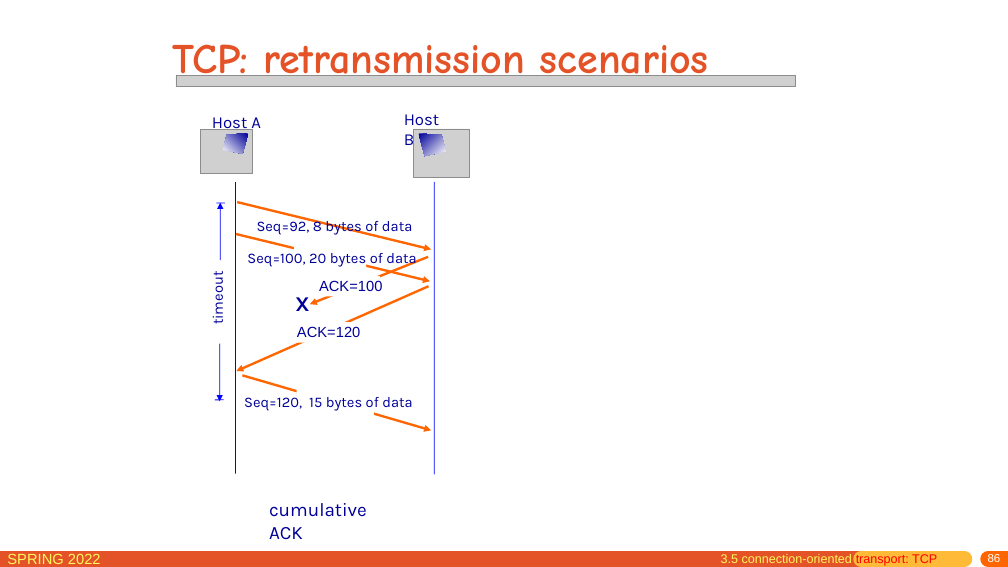
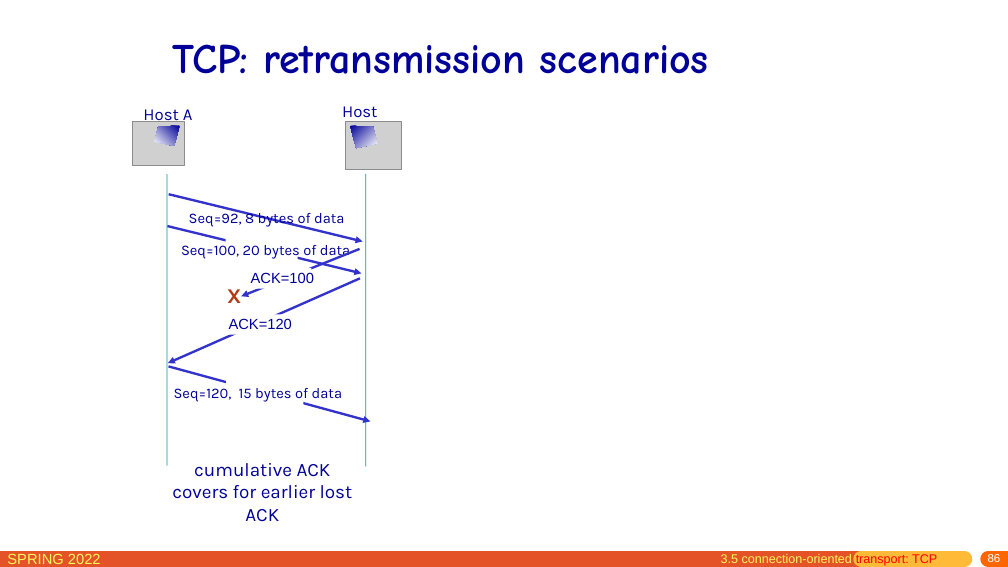
Before and after one commit to network-whu/slides, a slide deck: slide 86 of pptx/chapter3.pptx. Drawn at 1008x567 pixels with LibreOffice and Linux fonts; fonts in the diff are those of the drawing; grey boxes stand for pictures. Boxes give left, top, right and bottom in pixels: in the first picture for what was removed or moved away, otherwise in the second. Text is boxed around its words. In the diff, an @@ line names an element or a change of style, - is before the commit and + after.

```diff
--- a/pptx/chapter3.pptx
+++ b/pptx/chapter3.pptx
@@ title "TCP: retransmission scenarios" at bbox=[173, 44, 709, 74]: text colour #E45327 to #000099 @@
@@ picture removed at bbox=[176, 76, 796, 87] @@
@@ 2 rectangles, 2 lines, 1 picture, 1 text: place and size @@
-2 rectangles, 2 lines, 1 picture, 1 text at bbox=[200, 114, 439, 474]
+2 rectangles, 2 lines, 1 picture, 1 text at bbox=[132, 106, 377, 467]
@@ line (167, 175) - (167, 466): stroke #0000FF 0.75 pt to #109499 0.75 pt @@
@@ line (366, 174) - (366, 467): stroke #0000FF 0.75 pt to #109499 0.75 pt @@
@@ arrow (169, 194) - (363, 241): stroke #FF6600 2.25 pt to #3333CC 2.25 pt @@
@@ alignment left to centre in 6 elements at bbox=[342, 106, 377, 143], bbox=[181, 241, 350, 259], bbox=[143, 109, 193, 125], bbox=[251, 272, 314, 283], bbox=[229, 318, 292, 329], bbox=[189, 210, 344, 228] @@
@@ arrow (168, 226) - (361, 274): stroke #FF6600 2.25 pt to #3333CC 2.25 pt @@
@@ 7 texts, 4 arrows, 3 rectangles, 2 freeform shapes, 1 picture: place and size @@
-7 texts, 4 arrows, 3 rectangles, 2 freeform shapes, 1 picture at bbox=[212, 117, 470, 448]
+7 texts, 4 arrows, 3 rectangles, 2 freeform shapes, 1 picture at bbox=[143, 109, 402, 439]
@@ arrow (360, 249) - (241, 296): stroke #FF6600 2.25 pt to #3333CC 2.25 pt @@
@@ arrow (360, 278) - (168, 363): stroke #FF6600 2.25 pt to #3333CC 2.25 pt @@
@@ text "X" at bbox=[227, 289, 241, 303]: text colour #000099 to #B23B16; alignment left to centre @@
@@ arrow moved from (243, 376) - (431, 430) to (169, 367) - (371, 421) @@
@@ arrow (169, 367) - (371, 421): stroke #FF6600 2.25 pt to #3333CC 2.25 pt @@
@@ group removed at bbox=[208, 203, 227, 402]: 2 arrows, 2 lines, 1 text @@
-timeout
@@ text at bbox=[172, 463, 353, 522]: text changed @@
-cumulative ACK
+cumulative ACK covers for earlier lost ACK
```
Also in this commit, not shown: 60 other slides changed, 9 slides added, 1 slide removed.
